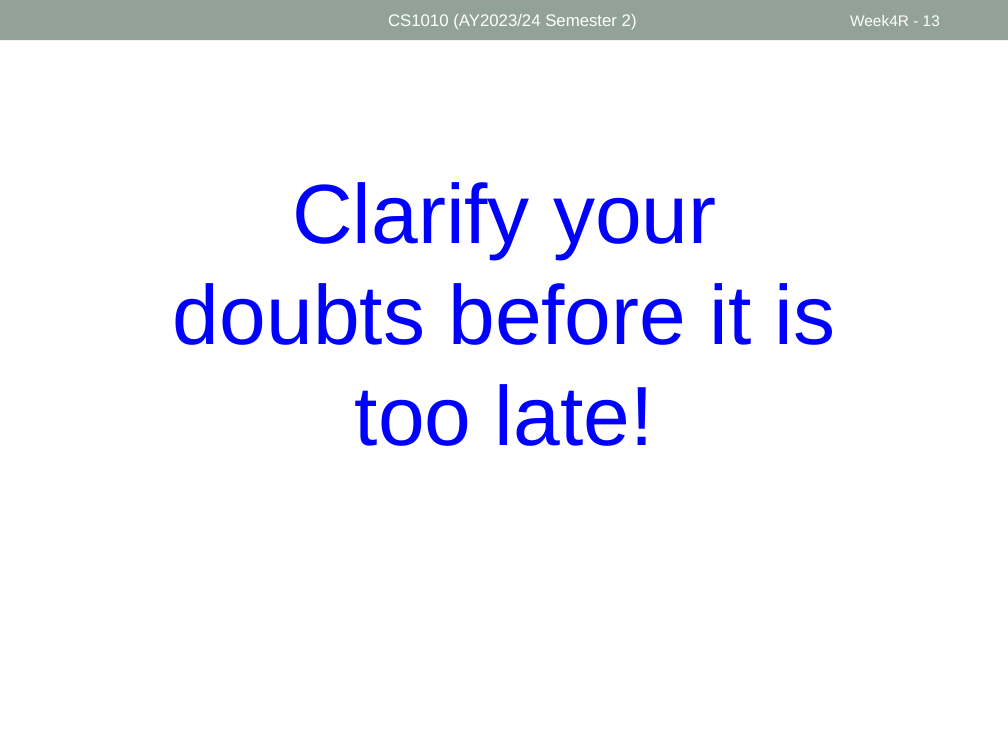
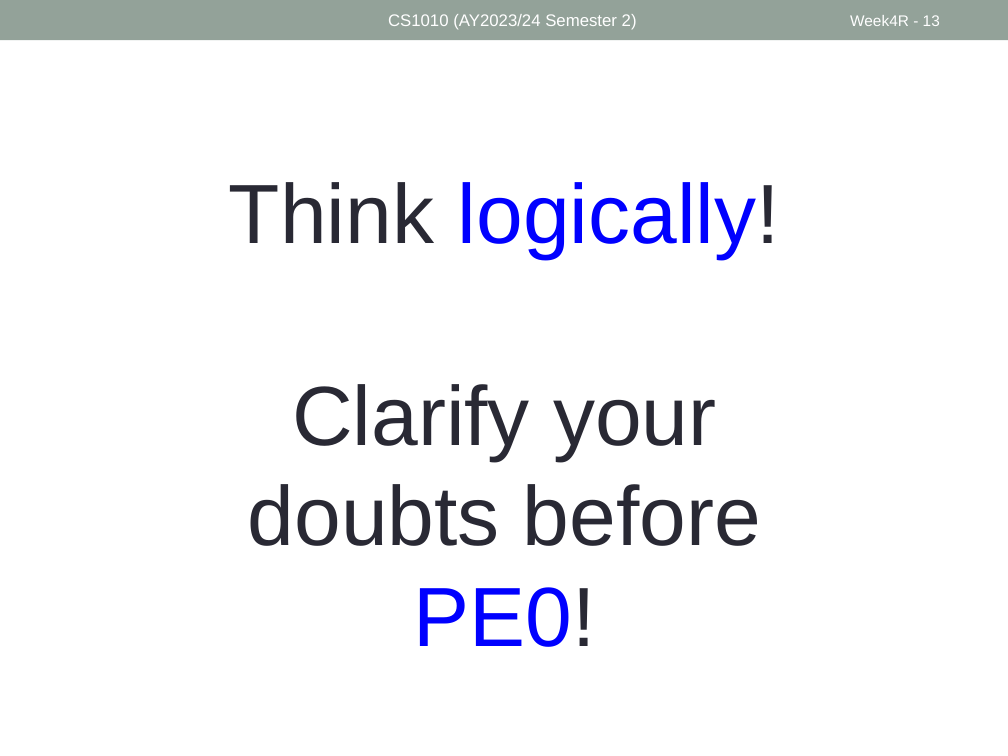
Before and after one commit to nus-cs1010-2425-s2/website, a slide deck: slide 13 of slides/Week4_Recap.pptx. Drawn at 1008x756 pixels with LibreOffice and Linux fonts; fonts in the diff are those of the drawing. Boxes give left, top, right and bottom in pixels: in the first picture for what was removed or moved away, otherwise in the second. Text is boxed around its words. In the diff, an @@ line names an element or a change of style, - is before the commit and + after.

```diff
--- a/slides/Week4_Recap.pptx
+++ b/slides/Week4_Recap.pptx
@@ text at (x1=229, y1=182, x2=780, y2=647): text changed; text colour #0000FF to #292934 @@
-Clarify your doubts before it is too late!
+Think logically!
+Clarify your doubts before PE0!
```
Also in this commit, not shown: 7 other slides changed, 4 other files.
